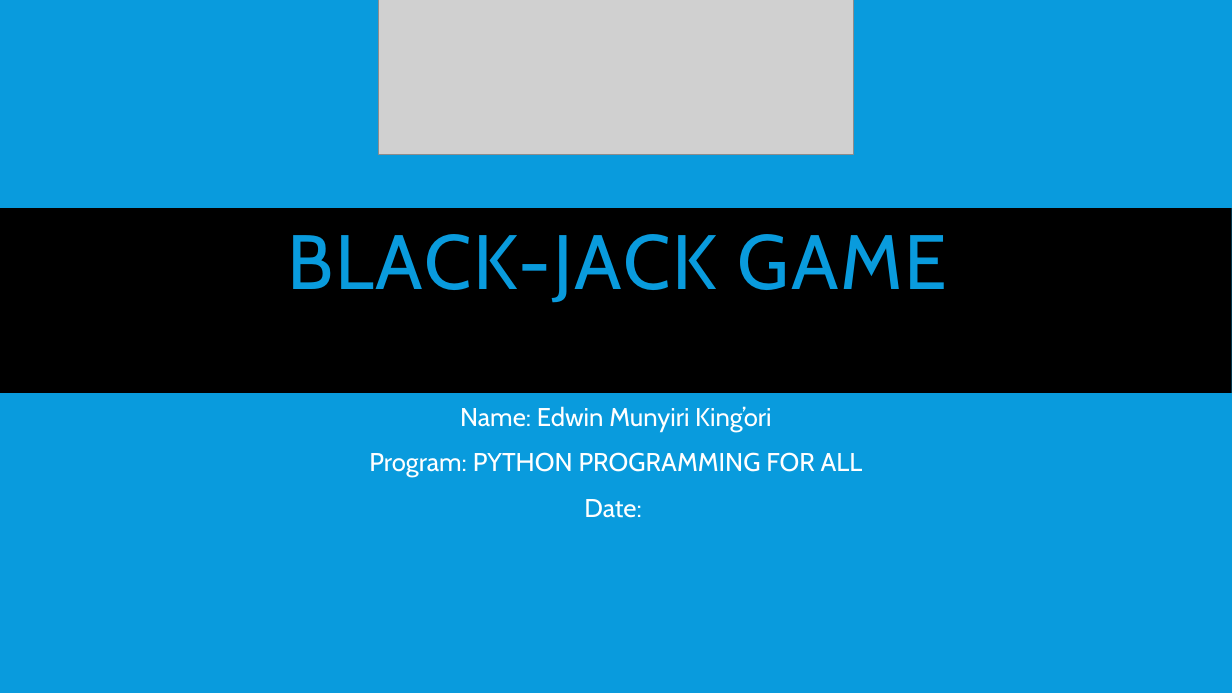
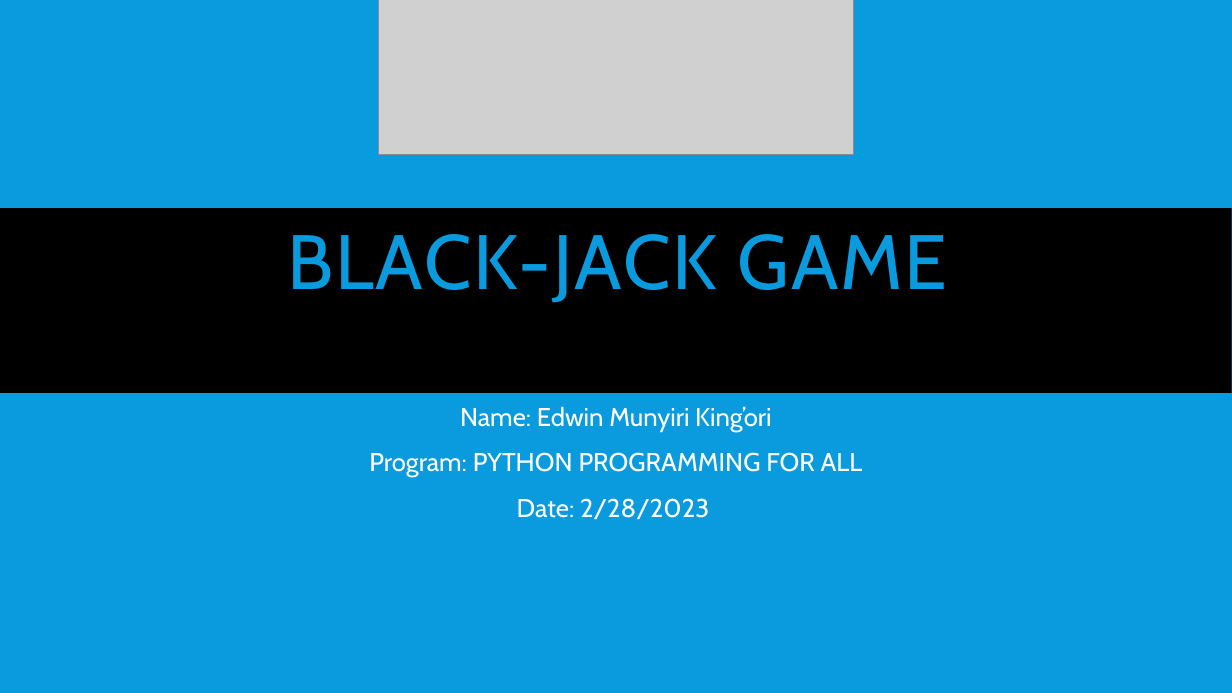
Before and after one commit to EdwinKingori/Blackjack_Game, a slide deck: slide 1 of PPA_Project_Presentation (Blackjack Game).pptx. Drawn at 1232x693 pixels with LibreOffice and Linux fonts; fonts in the diff are those of the drawing; grey boxes stand for pictures. Boxes give left, top, right and bottom in pixels: in the first picture for what was removed or moved away, otherwise in the second. Text is boxed around its words. In the diff, an @@ line names an element or a change of style, - is before the commit and + after.

```diff
--- a/PPA_Project_Presentation (Blackjack Game).pptx
+++ b/PPA_Project_Presentation (Blackjack Game).pptx
@@ subtitle at bbox=[517, 498, 709, 520]: text changed @@
-Date:
+Date: 2/28/2023
```
Also in this commit, not shown: 3 other slides changed, 1 slide removed, 1 other file.
